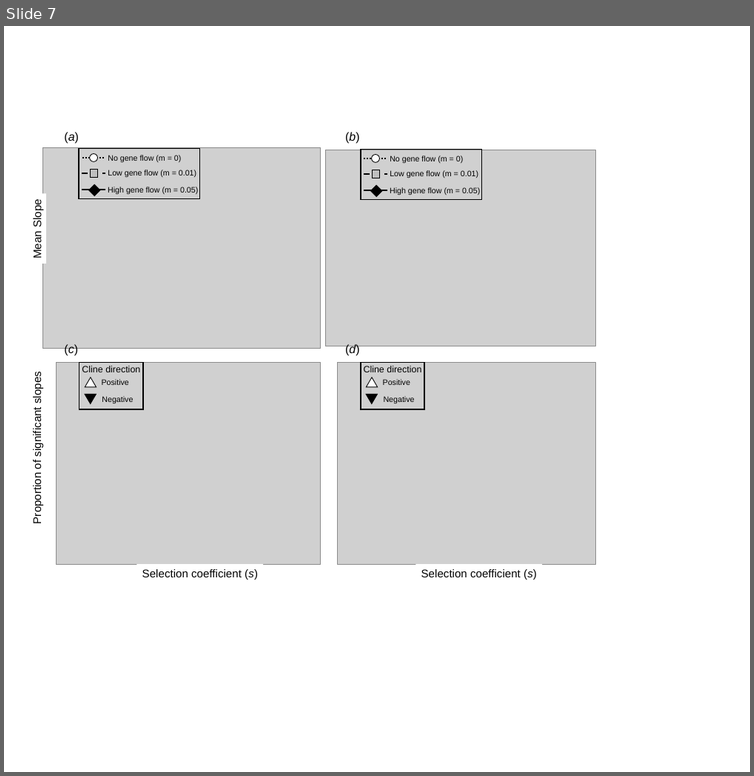
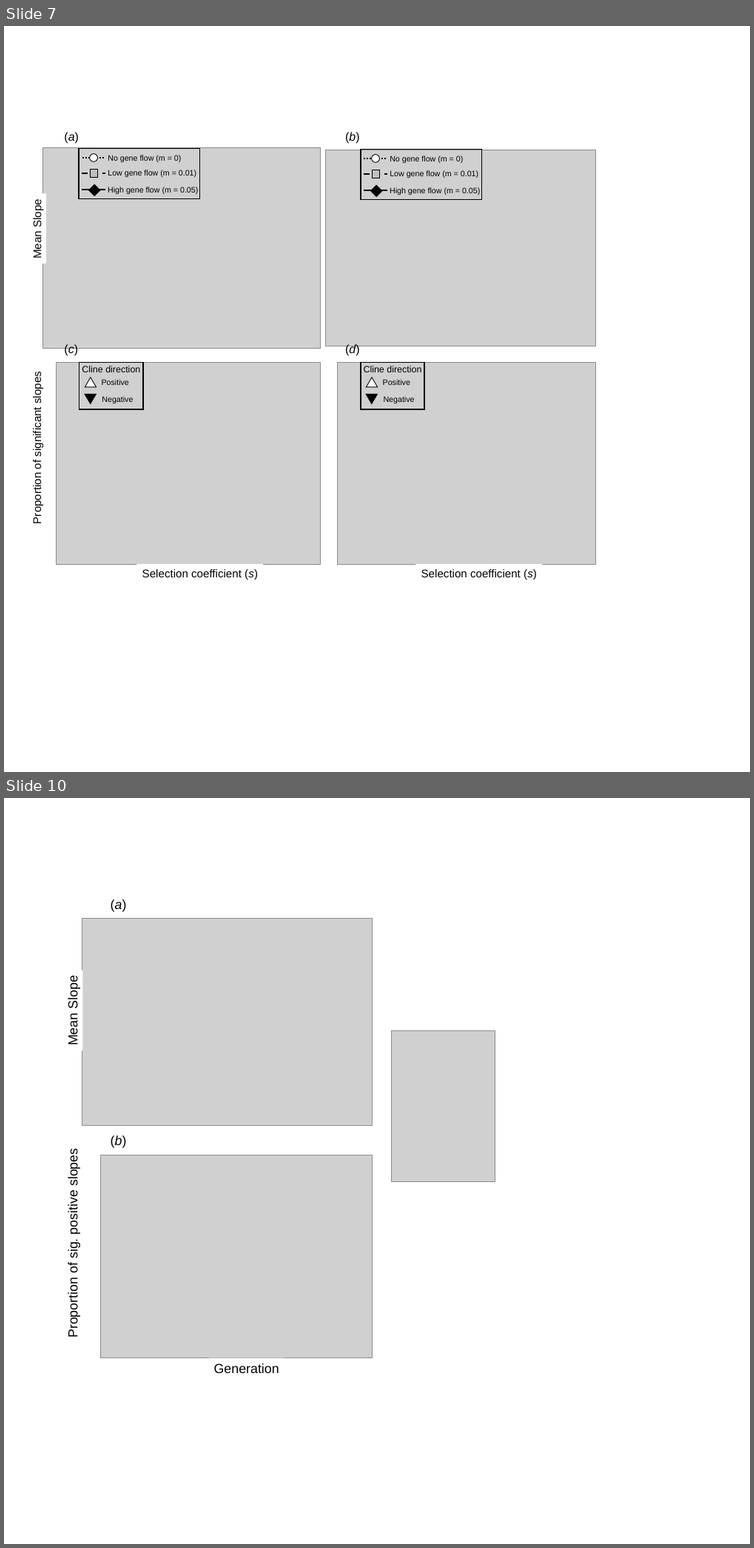
Before and after one commit to James-S-Santangelo/Simulating-Evolutionary-Clines-SEC-, a slide deck: SEC_Writings/SEC_Manuscript-Figures.pptx. Shown one above the other, each under a label of ours: slide 7 before the commit, slides 7 and 10 after it; the slides between them are not shown. The pictures are 754x776 and 754x1548 pixels, drawn with LibreOffice and Linux fonts; fonts in the diff are those of the drawing; grey boxes stand for pictures. Boxes give left, top, right and bottom in pixels: in the first picture for what was removed or moved away, otherwise in the second. Text is boxed around its words. In the diff, an @@ line names an element or a change of style, - is before the commit and + after.

```diff
--- a/SEC_Writings/SEC_Manuscript-Figures.pptx
+++ b/SEC_Writings/SEC_Manuscript-Figures.pptx
@@ slide 10 added at box(4, 798, 750, 1544), background #FFFFFF @@
@@ group added at box(62, 899, 495, 1379): 3 pictures, 3 rectangles, 2 texts @@
+Mean Slope
+Proportion of sig. positive slopes
+Generation
+(a)
+(b)
```
Also in this commit, not shown: 1 slide changed, 1 other slide added, 9 other files.
